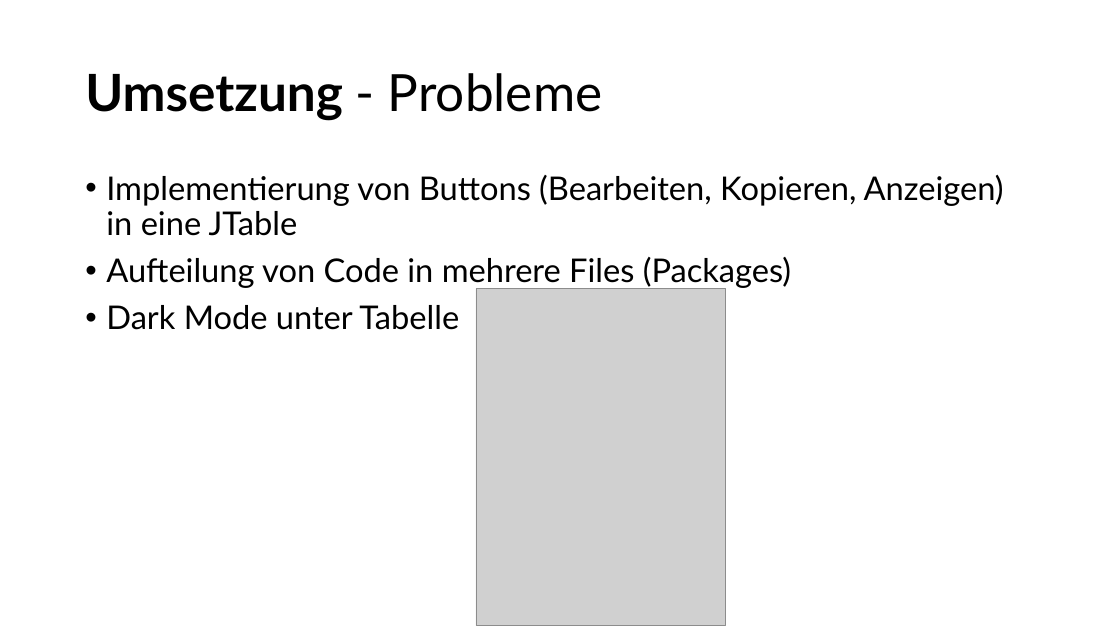
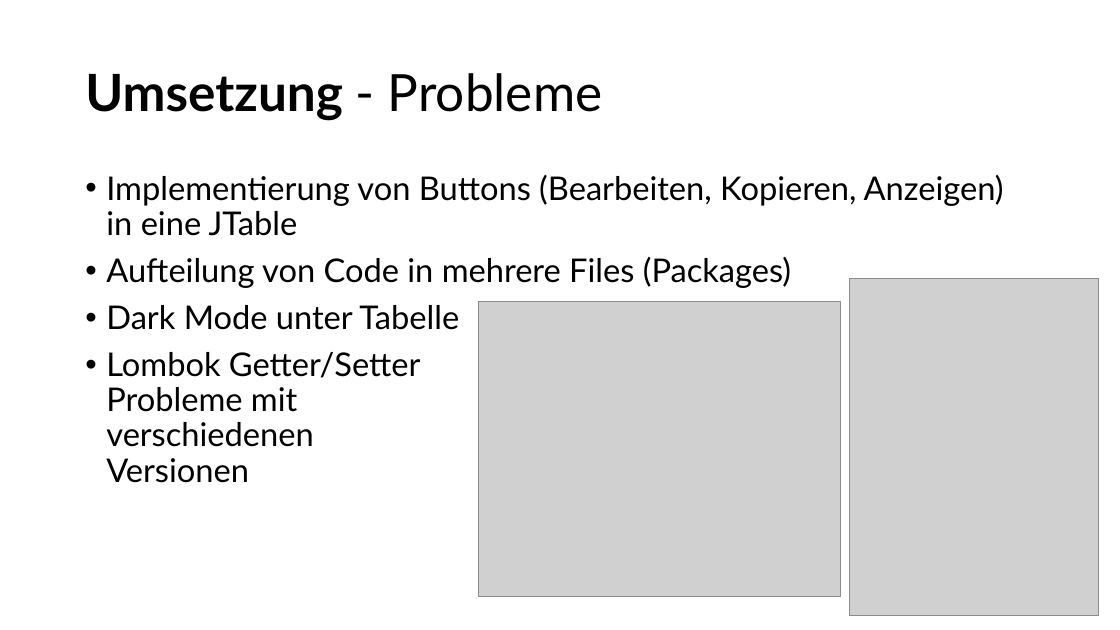
Before and after one commit to NykyTV/PasswortManager, a slide deck: slide 11 of pp/Presentation.pptx. Drawn at 1120x630 pixels with LibreOffice and Linux fonts; fonts in the diff are those of the drawing; grey boxes stand for pictures. Boxes give left, top, right and bottom in pixels: in the first picture for what was removed or moved away, otherwise in the second. Text is boxed around its words. In the diff, an @@ line names an element or a change of style, - is before the commit and + after.

Commit message:
changed Powerpoint

```diff
--- a/pp/Presentation.pptx
+++ b/pp/Presentation.pptx
@@ picture: place and size @@
-picture at bbox=[476, 289, 726, 626]
+picture at bbox=[849, 278, 1099, 615]
@@ picture added at bbox=[479, 302, 841, 597] @@
@@ text at bbox=[106, 352, 420, 483]: paragraph added @@
+• Lombok Getter/Setter
+  Probleme mit
+  verschiedenen
+  Versionen
```
